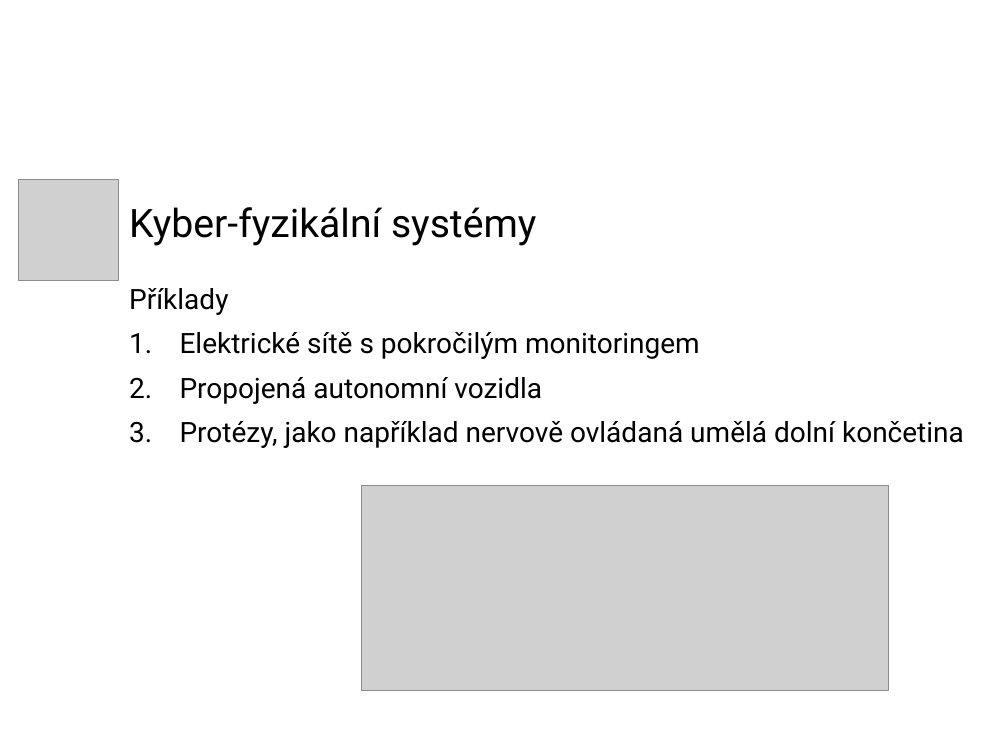
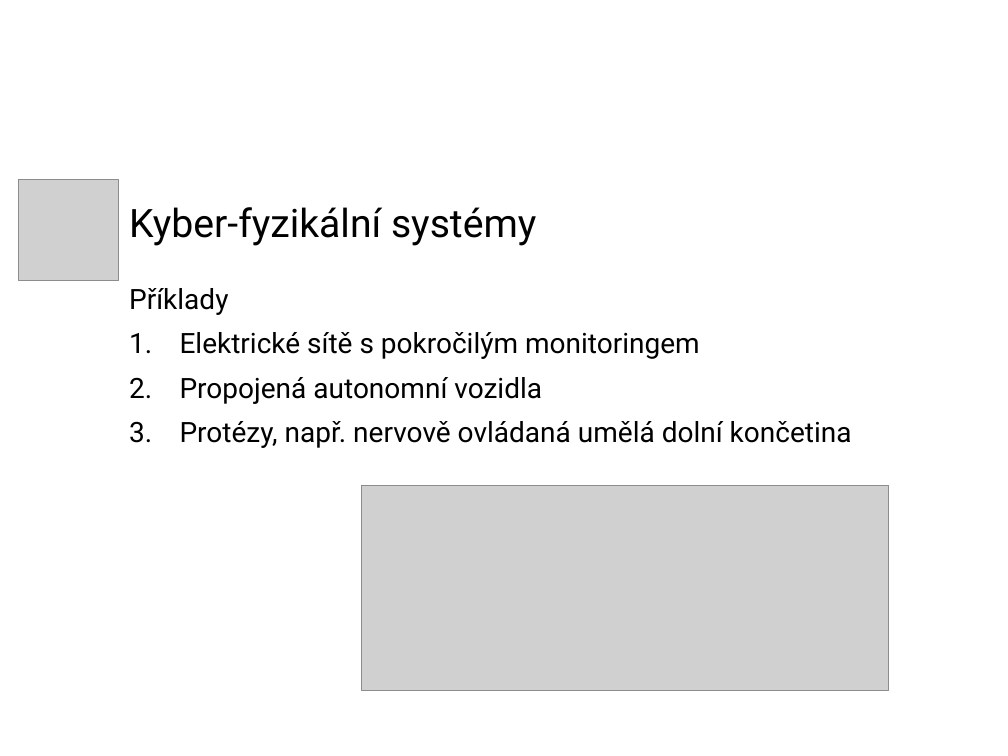
Before and after one commit to apelttom/20-semester_PhD_thesis, a slide deck: slide 10 of thesis/state_of_the_art_presentation/2018.01.17_SotA_presCZ.pptx. Drawn at 1008x756 pixels with LibreOffice and Linux fonts; fonts in the diff are those of the drawing; grey boxes stand for pictures; background and template pictures are left out. Boxes give left, top, right and bottom in pixels: in the first picture for what was removed or moved away, otherwise in the second. Text is boxed around its words. In the diff, an @@ line names an element or a change of style, - is before the commit and + after.

```diff
--- a/thesis/state_of_the_art_presentation/2018.01.17_SotA_presCZ.pptx
+++ b/thesis/state_of_the_art_presentation/2018.01.17_SotA_presCZ.pptx
@@ text at [180, 421, 852, 448]: text changed @@
-3. Protézy, jako například nervově ovládaná umělá dolní končetina
+3. Protézy, např. nervově ovládaná umělá dolní končetina
```
Also in this commit, not shown: 9 other slides changed, 2 slides added, 2 slides removed, 1 other file.
